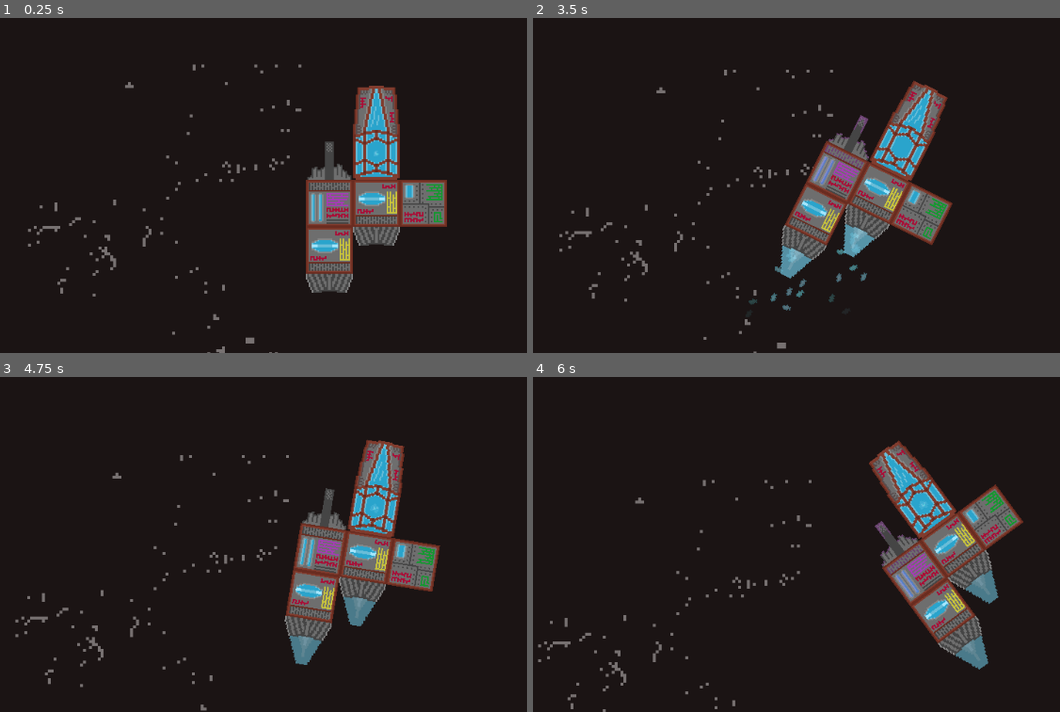
Above: before the commit, frames 1-4 (two rows, left to right).
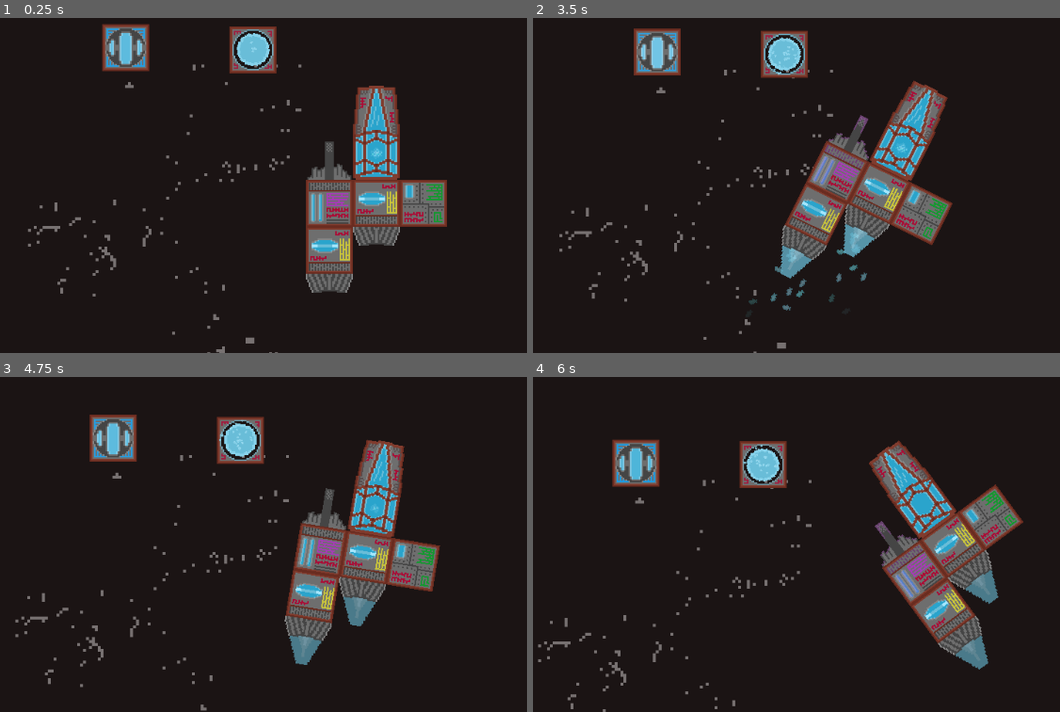
Above: after the commit, the same moments.

Repository: CiaranWoodward/LD45
Game: Godot game, scene res://Space.tscn
Same seed, same stepped clock (60 frames per second), same inputs: the game is played once before the commit and once after it.
Inputs:
- Up to frame 1 (0.25 s): no input
- Up to frame 2 (3.5 s): tap Enter at 0.5 s; hold D (rot_right) 0.53-1.28 s; hold Space (shoot) 0.53-1.28 s; hold A (rot_left) 1.28-2.03 s; tap Space (shoot) at 1.35, 2.85 s; hold D (rot_right) 2.03-2.78 s; hold Space (shoot) 2.03-2.78 s; hold W (thrust) from 2.78 s (still down)
- Up to frame 3 (4.75 s): release W (thrust) at 3.53 s; hold Space (shoot) 3.53-4.28 s; hold A (rot_left) from 3.53 s (still down); tap Space (shoot) at 4.35 s
- Up to frame 4 (6 s): hold Space (shoot) 5.03-5.78 s; release A (rot_left) at 5.78 s; hold D (rot_right) from 5.78 s (still down); tap Space (shoot) at 5.85 s

The runs differ from the first frame. In frame 1, 2.4% of the frame differs, in the area x 19-73%, y 1-42%; in frame 2, 2.4%; in frame 3, 2.4%; in frame 4, 2.4%, in the area x 15-75%, y 18-39%.

Commit message:
Add core and reactor modules

Diff:
--- /dev/null
+++ b/Core.gd
@@ -0,0 +1,4 @@
+extends Area2D
+
+export var mass : float = 1
+export var energy : float = 10.0
--- /dev/null
+++ b/Core.tscn
@@ -0,0 +1,80 @@
+[gd_scene load_steps=12 format=2]
+
+[ext_resource path="res://Core.gd" type="Script" id=1]
+[ext_resource path="res://sprites/core.png" type="Texture" id=2]
+[ext_resource path="res://sprites/core-ball.png" type="Texture" id=3]
+[ext_resource path="res://CoreBall.gd" type="Script" id=4]
+[ext_resource path="res://sprites/core-glow.png" type="Texture" id=5]
+[ext_resource path="res://CoreGlow.gd" type="Script" id=6]
+[ext_resource path="res://sprites/coreparticle.png" type="Texture" id=7]
+
+[sub_resource type="RectangleShape2D" id=1]
+extents = Vector2( 32, 32 )
+
+[sub_resource type="Gradient" id=3]
+offsets = PoolRealArray( 0, 0.889571, 1 )
+colors = PoolColorArray( 1, 1, 1, 0.862745, 1, 1, 1, 0.784314, 1, 1, 1, 0 )
+
+[sub_resource type="GradientTexture" id=4]
+gradient = SubResource( 3 )
+width = 1024
+
+[sub_resource type="ParticlesMaterial" id=2]
+flag_disable_z = true
+spread = 180.0
+gravity = Vector3( 0, 0, 0 )
+initial_velocity = 39.6
+initial_velocity_random = 0.69
+angular_velocity = 199.6
+angular_velocity_random = 0.26
+orbit_velocity = 0.5
+orbit_velocity_random = 0.04
+linear_accel = 1.98
+linear_accel_random = 0.04
+radial_accel = 1.0
+radial_accel_random = 0.04
+tangential_accel = -29.7
+tangential_accel_random = 0.05
+angle = 180.0
+angle_random = 1.0
+scale = 1.5
+scale_random = 0.48
+color_ramp = SubResource( 4 )
+
+[node name="Core" type="Area2D"]
+position = Vector2( -1.98529, -49.2498 )
+script = ExtResource( 1 )
+
+[node name="Background" type="Sprite" parent="."]
+scale = Vector2( 2, 2 )
+texture = ExtResource( 2 )
+centered = false
+
+[node name="CollisionShape2D" type="CollisionShape2D" parent="."]
+position = Vector2( 32, 32 )
+shape = SubResource( 1 )
+
+[node name="CoreBall" type="Sprite" parent="."]
+position = Vector2( 32, 32 )
+scale = Vector2( 2, 2 )
+texture = ExtResource( 3 )
+script = ExtResource( 4 )
+rotation_speed = 1.0
+
+[node name="CoreGlow" type="Sprite" parent="."]
+editor/display_folded = true
+scale = Vector2( 2, 2 )
+texture = ExtResource( 5 )
+centered = false
+script = ExtResource( 6 )
+
+[node name="Tween" type="Tween" parent="CoreGlow"]
+
+[node name="Particles2D" type="Particles2D" parent="."]
+position = Vector2( 32, 32 )
+amount = 30
+lifetime = 1.5
+randomness = 0.79
+process_material = SubResource( 2 )
+texture = ExtResource( 7 )
+[connection signal="tween_completed" from="CoreGlow/Tween" to="CoreGlow" method="_on_tween_completed"]
--- /dev/null
+++ b/CoreBall.gd
@@ -0,0 +1,14 @@
+extends Sprite
+
+# Declare member variables here. Examples:
+# var a = 2
+# var b = "text"
+export var rotation_speed : float = PI
+
+# Called when the node enters the scene tree for the first time.
+func _ready():
+	pass # Replace with function body.
+
+# Called every frame. 'delta' is the elapsed time since the previous frame.
+func _process(delta):
+	self.rotate(rotation_speed * delta)
--- /dev/null
+++ b/CoreGlow.gd
@@ -0,0 +1,16 @@
+extends Sprite
+
+onready var tween_values = [Color(1, 1, 1, 0.5), Color(1, 1, 1, 1)]
+onready var mTween : Tween = get_node("Tween")
+
+func _ready():
+	_start_tween()
+	pass
+
+func _start_tween():
+	mTween.interpolate_property(self, "modulate", tween_values[0], tween_values[1], 0.5, Tween.TRANS_CUBIC, Tween.EASE_IN_OUT)
+	mTween.start()
+
+func _on_tween_completed(object, key):
+	tween_values.invert()
+	_start_tween()
--- a/Gun.gd
+++ b/Gun.gd
@@ -1,4 +1,3 @@
 extends Area2D
 
 export var mass : float = 1
-export var storage_space : int = 50
--- /dev/null
+++ b/Reactor.tscn
@@ -0,0 +1,31 @@
+[gd_scene load_steps=6 format=2]
+
+[ext_resource path="res://Core.gd" type="Script" id=1]
+[ext_resource path="res://sprites/reactor.png" type="Texture" id=2]
+[ext_resource path="res://sprites/reactorglow.png" type="Texture" id=3]
+[ext_resource path="res://ReactorGlow.gd" type="Script" id=4]
+
+[sub_resource type="RectangleShape2D" id=1]
+extents = Vector2( 32, 32 )
+
+[node name="Reactor" type="Area2D"]
+position = Vector2( -1.98529, -49.2498 )
+script = ExtResource( 1 )
+
+[node name="Background" type="Sprite" parent="."]
+scale = Vector2( 2, 2 )
+texture = ExtResource( 2 )
+centered = false
+
+[node name="CollisionShape2D" type="CollisionShape2D" parent="."]
+position = Vector2( 32, 32 )
+shape = SubResource( 1 )
+
+[node name="ReactorGlow" type="Sprite" parent="."]
+scale = Vector2( 2, 2 )
+texture = ExtResource( 3 )
+centered = false
+script = ExtResource( 4 )
+
+[node name="Tween" type="Tween" parent="ReactorGlow"]
+[connection signal="tween_completed" from="ReactorGlow/Tween" to="ReactorGlow" method="_on_tween_completed"]
--- /dev/null
+++ b/ReactorGlow.gd
@@ -0,0 +1,16 @@
+extends Sprite
+
+onready var tween_values = [Color(1, 1, 1, 0.5), Color(1, 1, 1, 1)]
+onready var mTween : Tween = get_node("Tween")
+
+func _ready():
+	_start_tween()
+	pass
+
+func _start_tween():
+	mTween.interpolate_property(self, "modulate", tween_values[0], tween_values[1], rand_range(0.4, 0.6), Tween.TRANS_CUBIC, Tween.EASE_IN_OUT)
+	mTween.start()
+
+func _on_tween_completed(object, key):
+	tween_values.invert()
+	_start_tween()
--- a/Space.tscn
+++ b/Space.tscn
@@ -10,6 +10,8 @@
 [ext_resource path="res://sprites/stars1.png" type="Texture" id=8]
 [ext_resource path="res://sprites/stars2.png" type="Texture" id=9]
 [ext_resource path="res://AnimatedSprite.gd" type="Script" id=10]
+[ext_resource path="res://Core.tscn" type="PackedScene" id=11]
+[ext_resource path="res://Reactor.tscn" type="PackedScene" id=12]
 
 [sub_resource type="PhysicsMaterial" id=4]
 
@@ -48,7 +50,7 @@
 scale = Vector2( 2, 2 )
 frames = SubResource( 1 )
 animation = "Breathing"
-frame = 1
+frame = 4
 playing = true
 
 [node name="CollisionShape2D" type="CollisionShape2D" parent="PlayerCore"]
@@ -70,3 +72,9 @@
 frames = SubResource( 3 )
 animation = "stars"
 script = ExtResource( 10 )
+
+[node name="Core" parent="." instance=ExtResource( 11 )]
+position = Vector2( 357.44, 106.835 )
+
+[node name="Reactor" parent="." instance=ExtResource( 12 )]
+position = Vector2( 184.171, 103.971 )
--- /dev/null
+++ b/Storage.gd
@@ -0,0 +1,4 @@
+extends Area2D
+
+export var mass : float = 1
+export var storage_space : int = 50
--- a/Storage.tscn
+++ b/Storage.tscn
@@ -1,6 +1,6 @@
 [gd_scene load_steps=4 format=2]
 
-[ext_resource path="res://Gun.gd" type="Script" id=1]
+[ext_resource path="res://Storage.gd" type="Script" id=1]
 [ext_resource path="res://sprites/storage.png" type="Texture" id=2]
 
 [sub_resource type="RectangleShape2D" id=1]
Not shown: 1 places in Space.tscn that only renumber resources
Binary file added: sprites/core-ball.png
Not shown, added: sprites/core-ball.png.import
Binary file added: sprites/core-glow.png
Not shown, added: sprites/core-glow.png.import
Binary file added: sprites/core.png
Not shown, added: sprites/core.png.import
Binary file added: sprites/coreparticle.png
Not shown, added: sprites/coreparticle.png.import
Binary file added: sprites/reactor.png
Not shown, added: sprites/reactor.png.import
Binary file added: sprites/reactorglow.png
(and 4 more such lines)
